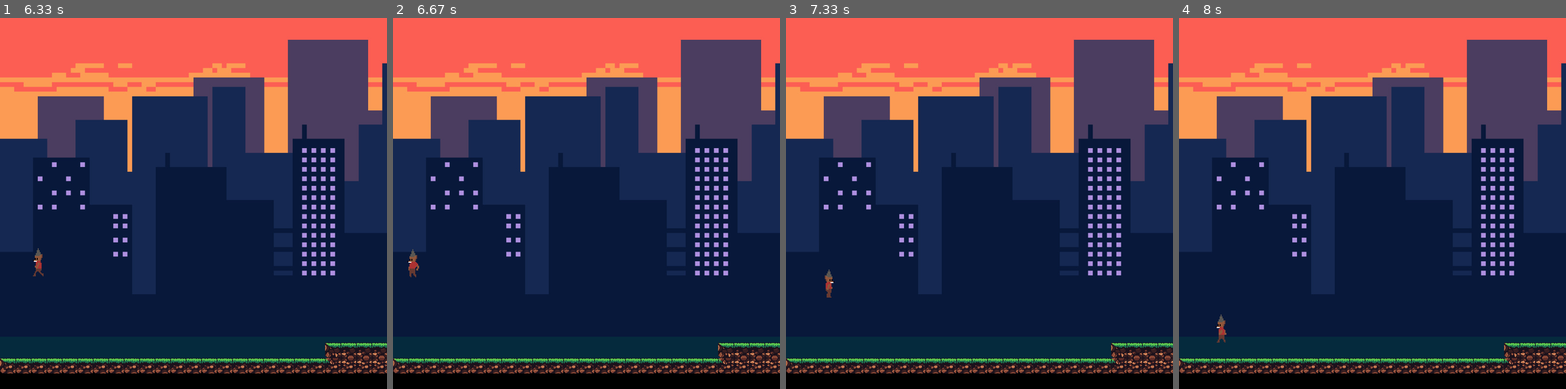
Above: before the commit, frames 1-4 (left to right).
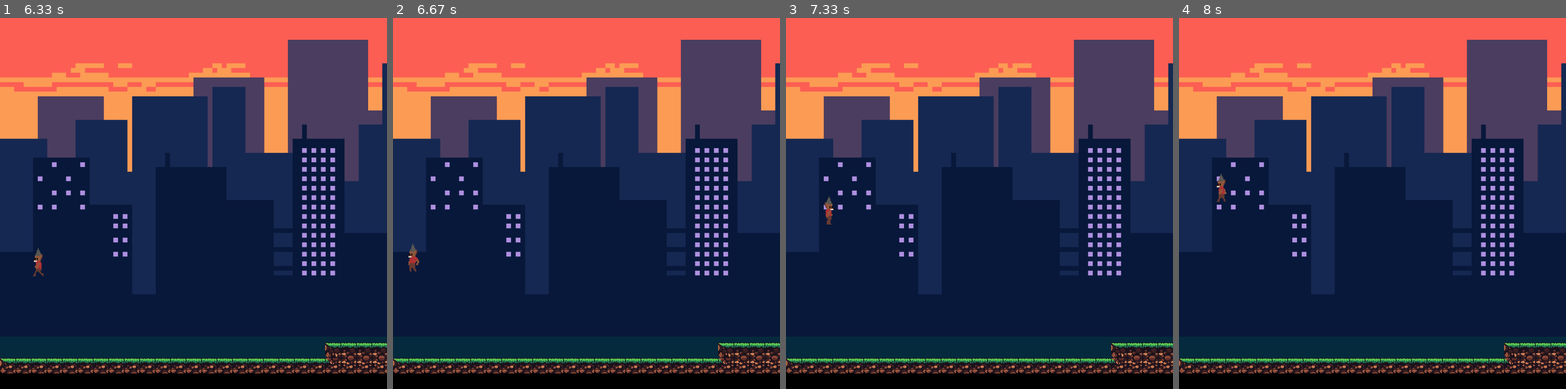
Above: after the commit, the same moments.

Repository: manucouto1/PyGame_5Gatos
Game: pygame game, started from src/main.py
Same seed, same stepped clock (60 frames per second), same inputs: the game is played once before the commit and once after it.
Inputs:
- Up to frame 1 (6.33 s): hold Right 0.33-0.8 s; hold Up 0.83-1.13 s; hold Right 1.17-1.63 s; hold Left 1.67-2.2 s; hold Left 2.23-2.63 s; hold Up 2.67-3.03 s; hold Right 3.07-3.7 s; hold Left 3.73-4.2 s; hold Right 4.23-4.7 s; hold Up 4.73-5.03 s; hold Right 5.07-5.53 s; hold Left 5.57-6.1 s; hold Left from 6.13 s (still down)
- Up to frame 2 (6.67 s): release Left at 6.53 s; hold Up from 6.57 s (still down)
- Up to frame 3 (7.33 s): release Up at 6.93 s; hold Right from 6.97 s (still down)
- Up to frame 4 (8 s): release Right at 7.6 s; hold Left from 7.63 s (still down)

Frame 1 is identical in both runs. In frame 2, 0.1% of the frame differs, in the area x 3-7%, y 60-70%; in frame 3, 0.2%; in frame 4, 0.2%, in the area x 9-13%, y 41-88%.

Commit message:
[main][player] Double jump player

Diff:
--- a/src/main.py
+++ b/src/main.py
@@ -30,6 +30,9 @@
     camera = Camera(player, pg.Rect(0, 0, level.map_width * 32, level.map_height * 32), SCREEN_SIZE)
     level.load_platforms(platforms, camera)
 
+    can_double = False
+    num_jumps = 0
+
     # Main loop
     clock = pg.time.Clock()
 
@@ -47,8 +50,16 @@
 
         pressed = pg.key.get_pressed()
 
+        # conditions for double jumping
+        if not pressed[pg.K_UP] and num_jumps == 1:
+            can_double = True
+        elif num_jumps == 2:
+            can_double = False
+            num_jumps = 0
+
         if pressed[pg.K_UP]:
-            player.jump()
+            player.jump(can_double)
+            num_jumps += 1
         if pressed[pg.K_LEFT]:
             player.move_left()
         if pressed[pg.K_RIGHT]:
--- a/src/player.py
+++ b/src/player.py
@@ -30,6 +30,7 @@
         self.vel = pg.Vector2((0, 0))
         self.speed = 8
         self.jump_strength = 10
+        self.num_jumps = 0
         self.offset = offset
         self.image = self.idle_R.image_at((self.offset, 0, width, height))
 
@@ -55,9 +56,15 @@
             if self.vel.y > 100:
                 self.vel.y = 100
 
-    def jump(self):
+    def jump(self, double):
         if self.onGround:
             self.vel.y = -self.jump_strength
+            self.num_jumps += 1
+            print("jump num:", self.num_jumps)
+        elif double and self.num_jumps < 2:
+            self.vel.y = -self.jump_strength
+            self.num_jumps += 1
+            print("double num:", self.num_jumps)
 
     def move_left(self):
         self.vel.x = -self.speed
@@ -97,6 +104,7 @@
                 if yvel > 0:
                     self.rect.bottom = p.rect.top
                     self.onGround = True
+                    self.num_jumps = 0
                     self.yvel = 0
                 if yvel < 0:
                     self.rect.top = p.rect.bottom
